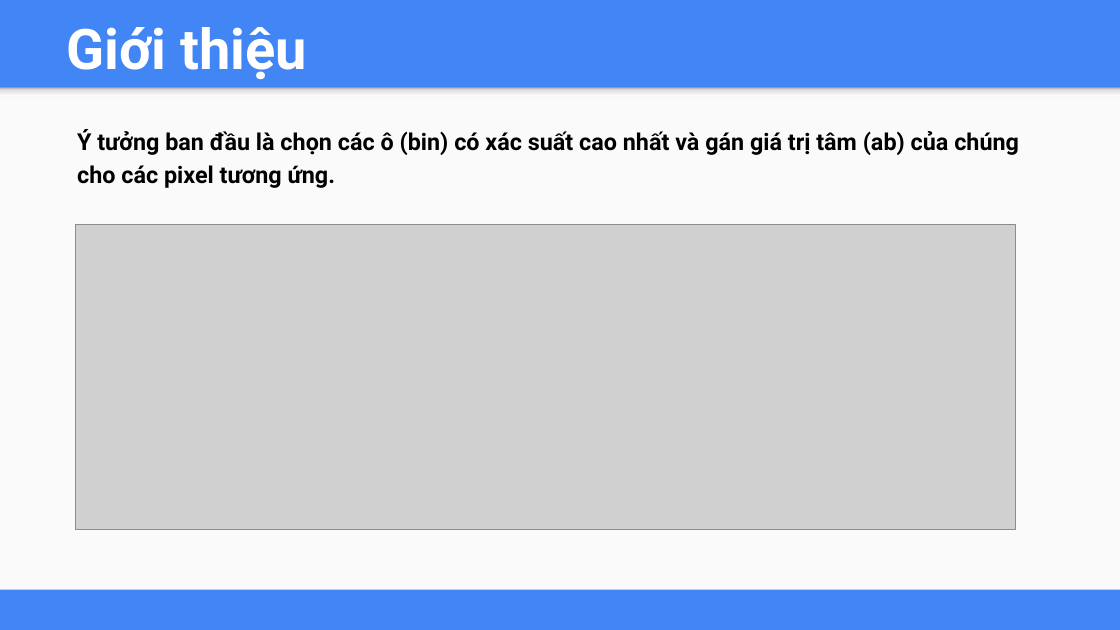
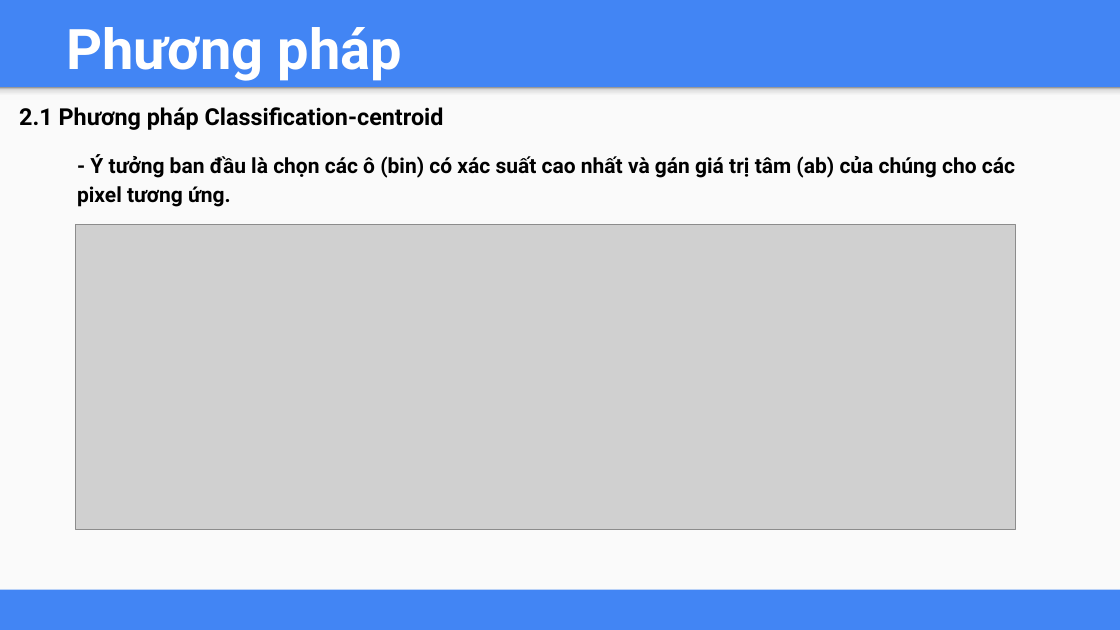
Before and after one commit to lekhanhhoang/influence-of-color, a slide deck: slide 8 of Báo cáo Final.pptx (slide 7 before the commit). Drawn at 1120x630 pixels with LibreOffice and Linux fonts; fonts in the diff are those of the drawing; grey boxes stand for pictures. Boxes give left, top, right and bottom in pixels: in the first picture for what was removed or moved away, otherwise in the second. Text is boxed around its words. In the diff, an @@ line names an element or a change of style, - is before the commit and + after.

```diff
--- a/Báo cáo Final.pptx
+++ b/Báo cáo Final.pptx
@@ title at (66,27,402,81): text changed @@
-Giới thiệu
+Phương pháp
@@ text added at (19,107,444,130), 20 pt, text #000000, bold @@
+2.1 Phương pháp Classification-centroid
@@ text at (77,154,1015,207): text changed; size 20 to 18 pt @@
-Ý tưởng ban đầu là chọn các ô (bin) có xác suất cao nhất và gán giá trị tâm (ab) của chúng cho các pixel tương ứng.
+- Ý tưởng ban đầu là chọn các ô (bin) có xác suất cao nhất và gán giá trị tâm (ab) của chúng cho các pixel tương ứng.
```
Also in this commit, not shown: 4 other slides changed, 4 slides added.
